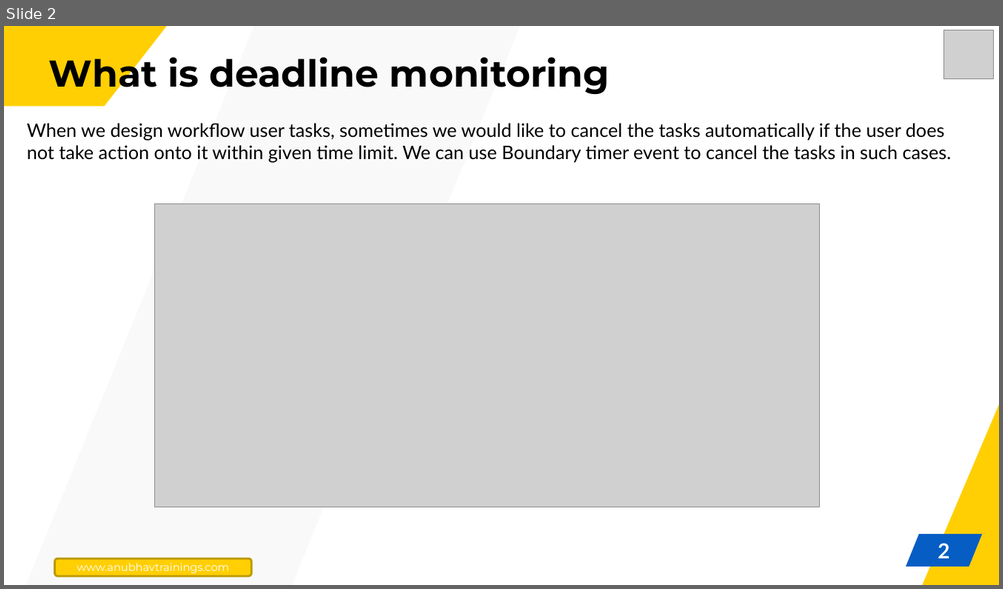
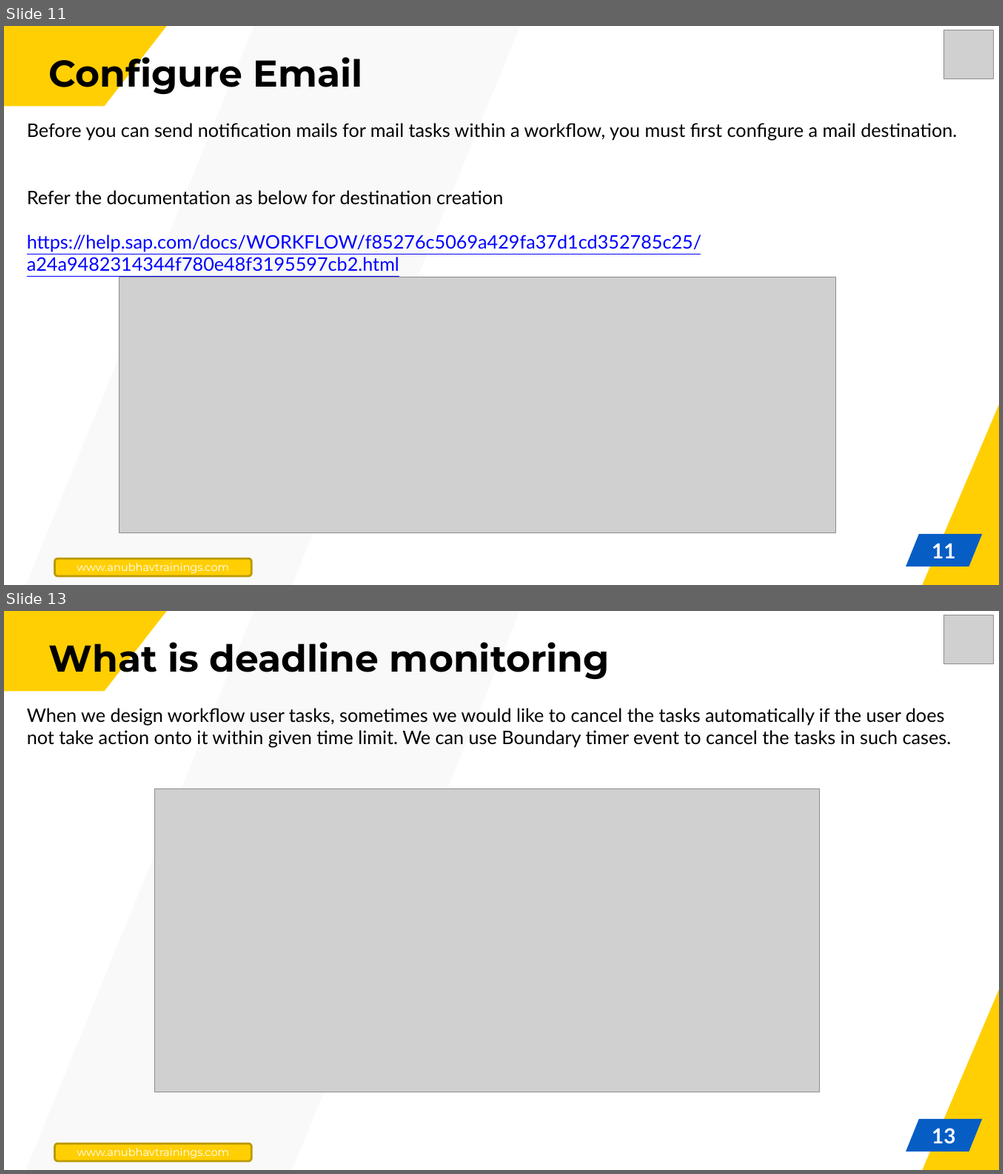
Before and after one commit to soyuztechnologies/BTP_CLD500, a slide deck: Day 3/Day 3.pptx. Shown one above the other, each under a label of ours: slide 2 before the commit, slides 11 and 13 after it; the slides between them are not shown. The pictures are 1003x589 and 1003x1174 pixels, drawn with LibreOffice and Linux fonts; fonts in the diff are those of the drawing; grey boxes stand for pictures. Boxes give left, top, right and bottom in pixels: in the first picture for what was removed or moved away, otherwise in the second. Text is boxed around its words. In the diff, an @@ line names an element or a change of style, - is before the commit and + after.

```diff
--- a/Day 3/Day 3.pptx
+++ b/Day 3/Day 3.pptx
@@ slide 11 added at box(4, 26, 999, 585), background #FFFFFF; not listed: 3 template elements that a slide beside it also shows @@
@@ freeform shape added at box(4, 26, 167, 106), fill #FFCF03 @@
@@ picture added at box(943, 30, 993, 80) @@
@@ title added at box(49, 51, 363, 96), 36 pt, text #000000, bold @@
+Configure Email
@@ text added at box(27, 123, 956, 272), 18 pt, text #000000 @@
+Before you can send notification mails for mail tasks within a workflow, you must first configure a mail destination.
+Refer the documentation as below for destination creation
+https://help.sap.com/docs/WORKFLOW/f85276c5069a429fa37d1cd352785c25/a24a9482314344f780e48f3195597cb2.html
@@ picture added at box(119, 278, 836, 534) @@
@@ page number added at box(931, 543, 956, 559), 20 pt, text #FFFFFF, bold @@
+11
@@ rounded rectangle added at box(55, 559, 252, 577), fill #FFCF03, outline #BD9902 2 pt, 10.5 pt, text #FFFFFF @@
+www.anubhavtrainings.com
@@ what was slide 2 is now slide 13 @@
@@ page number at box(931, 1128, 956, 1145): text changed @@
-2
+13
```
Also in this commit, not shown: 1 slide changed, 10 other slides added, 4 slides removed.
